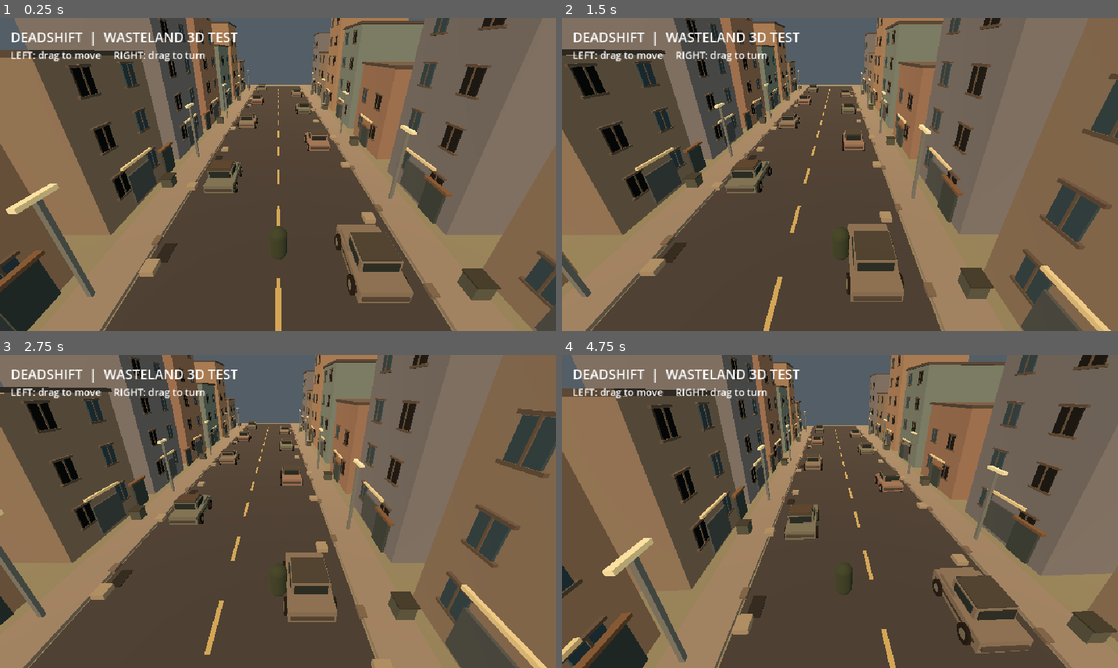
Above: before the commit, frames 1-4 (two rows, left to right).
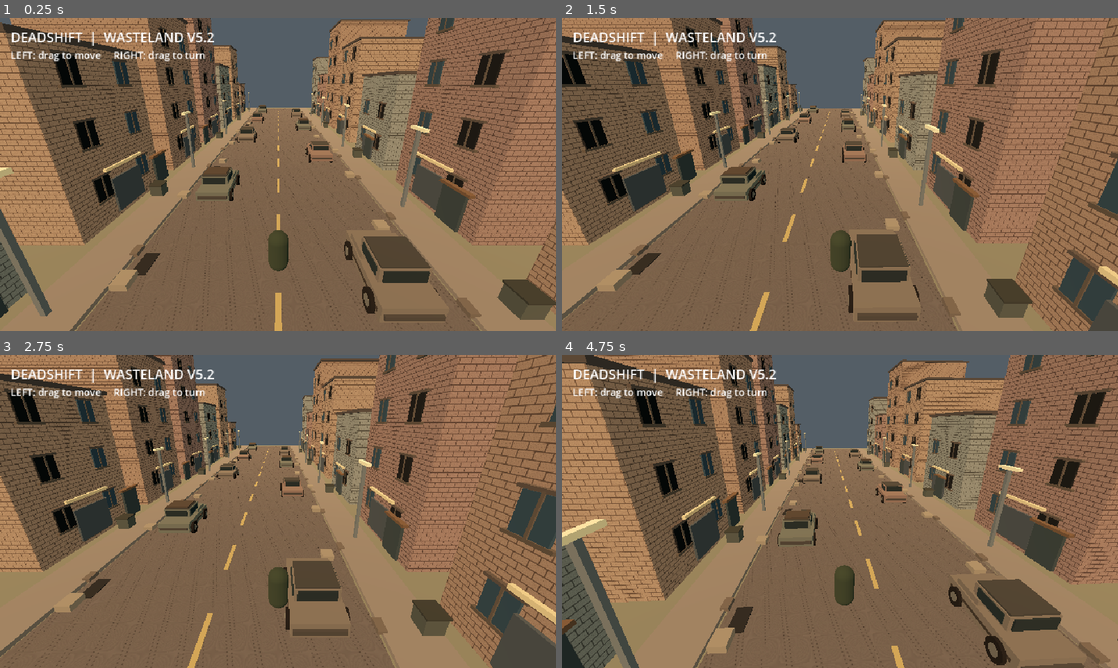
Above: after the commit, the same moments.

Repository: dennypag02/deadshift
Game: Godot game, scene res://main.tscn
The game is run twice, just before and just after one commit, with the same random seed, the same clock (stepped at 60 frames per second) and the same inputs.
Inputs (mouse positions are in pixels of both pictures, inside the frame that each line leads up to):
- Up to frame 1 (0.25 s): no input
- Up to frame 2 (1.5 s): move the mouse to (962, 158) at 0.52 s; hold Right (ui_right) 0.53-1.25 s; click (962, 158) at 0.67 s; drag from (728, 190) to (812, 237) at 1.27 s
- Up to frame 3 (2.75 s): move the mouse to (333, 442) at 2.02 s; hold Right (ui_right) from 2.03 s (still down)
- Up to frame 4 (4.75 s): release Right (ui_right) at 2.75 s; drag from (812, 574) to (673, 464) at 2.77 s; move the mouse to (1006, 558) at 3.52 s; hold Left (ui_left) 3.53-4.25 s; drag from (673, 464) to (756, 433) at 4.27 s

The runs differ from the first frame. In frame 1, 76% of the frame differs, in the area x 0-100%, y 0-100%; in frame 2, 76%; in frame 3, 77%; in frame 4, 75%.

Commit message:
V5.2 add tiled procedural brick and asphalt textures, lower third-person camera

Diff:
--- a/godot3d/wasteland.gd
+++ b/godot3d/wasteland.gd
@@ -8,7 +8,43 @@
 var camera_yaw := 0.0
 const SPEED := 6.0
 
+var brick_materials: Array[StandardMaterial3D] = []
+var asphalt_material: StandardMaterial3D
+
+func _make_texture(base: Color, brick: bool) -> ImageTexture:
+    var img := Image.create(128, 128, false, Image.FORMAT_RGBA8)
+    for y in range(128):
+        for x in range(128):
+            var grain: float = float((x * 37 + y * 73 + (x * y) % 31) % 29) / 280.0 - 0.052
+            var shade: float = 1.0 + grain
+            if brick:
+                var row_id: int = int(y / 16)
+                var bx: int = (x + (row_id % 2) * 16) % 32
+                var by: int = y % 16
+                if bx < 2 or by < 2:
+                    shade *= 0.57
+                elif (x * 11 + y * 7) % 53 < 3:
+                    shade *= 0.78
+            else:
+                if (x * 17 + y * 23) % 109 < 2:
+                    shade *= 0.53
+            img.set_pixel(x, y, Color(base.r * shade, base.g * shade, base.b * shade))
+    return ImageTexture.create_from_image(img)
+
+func _textured_material(base: Color, brick: bool) -> StandardMaterial3D:
+    var mat := StandardMaterial3D.new()
+    mat.albedo_texture = _make_texture(base, brick)
+    mat.uv1_triplanar = true
+    mat.uv1_world_triplanar = true
+    mat.uv1_scale = Vector3(0.55, 0.55, 0.55) if brick else Vector3(0.22, 0.22, 0.22)
+    mat.roughness = 0.97
+    return mat
+
+
 func _ready() -> void:
+    for tint in [Color(0.54, 0.46, 0.40), Color(0.57, 0.49, 0.42), Color(0.46, 0.49, 0.47), Color(0.51, 0.43, 0.40)]:
+        brick_materials.append(_textured_material(tint, true))
+    asphalt_material = _textured_material(Color(0.33, 0.32, 0.31), false)
     _build_world()
     _build_player()
     _build_camera()
@@ -98,7 +134,9 @@
     sun.light_energy = 1.1
     add_child(sun)
     _box(Vector3(0, -0.35, 0), Vector3(110, 0.5, 110), Color(0.42, 0.43, 0.37))
-    _box(Vector3(0, -0.07, 0), Vector3(13, 0.08, 105), Color(0.20, 0.21, 0.22), false)
+    var street := _box(Vector3(0, -0.07, 0), Vector3(13, 0.08, 105), Color(0.20, 0.21, 0.22), false)
+    var street_mesh := street.get_child(0) as MeshInstance3D
+    street_mesh.material_override = asphalt_material
     for side in [-1, 1]:
         _box(Vector3(side * 7.7, 0, 0), Vector3(2.2, 0.18, 105), Color(0.45, 0.43, 0.40))
         for i in range(9):
@@ -106,7 +144,9 @@
             var h := 7.0 + float((i * 7 + (side + 1) * 3) % 11)
             var facade_colors := [Color(0.43, 0.40, 0.36), Color(0.51, 0.43, 0.36), Color(0.36, 0.43, 0.43), Color(0.47, 0.39, 0.34), Color(0.37, 0.39, 0.42)]
             var facade: Color = facade_colors[(i + (side + 1) * 2) % facade_colors.size()]
-            _box(Vector3(side * 14.5, h / 2.0, z), Vector3(10, h, 8), facade)
+            var building := _box(Vector3(side * 14.5, h / 2.0, z), Vector3(10, h, 8), facade)
+            var building_mesh := building.get_child(0) as MeshInstance3D
+            building_mesh.material_override = brick_materials[(i + (side + 1)) % brick_materials.size()]
             for floor_idx in range(int(h / 3.0)):
                 var front: float = float(side) * 9.43
                 _box(Vector3(front, 2.1 + floor_idx * 2.9, z - 1.9), Vector3(0.08, 1.25, 1.1), Color(0.16, 0.25, 0.30), false)
@@ -177,7 +217,7 @@
 
 func _update_camera(weight: float) -> void:
     var target := survivor.position + Vector3(0, 2.2, 0)
-    var offset := Vector3(sin(camera_yaw) * 8.5, 6.0, cos(camera_yaw) * 8.5)
+    var offset := Vector3(sin(camera_yaw) * 7.8, 4.2, cos(camera_yaw) * 7.8)
     camera.global_position = camera.global_position.lerp(target + offset, weight)
     camera.look_at(target + Vector3(0, 0, -3), Vector3.UP)
 
@@ -185,7 +225,7 @@
     var ui := CanvasLayer.new()
     add_child(ui)
     var title := Label.new()
-    title.text = "DEADSHIFT  |  WASTELAND 3D TEST"
+    title.text = "DEADSHIFT  |  WASTELAND V5.2"
     title.position = Vector2(18, 16)
     title.add_theme_font_size_override("font_size", 23)
     ui.add_child(title)
